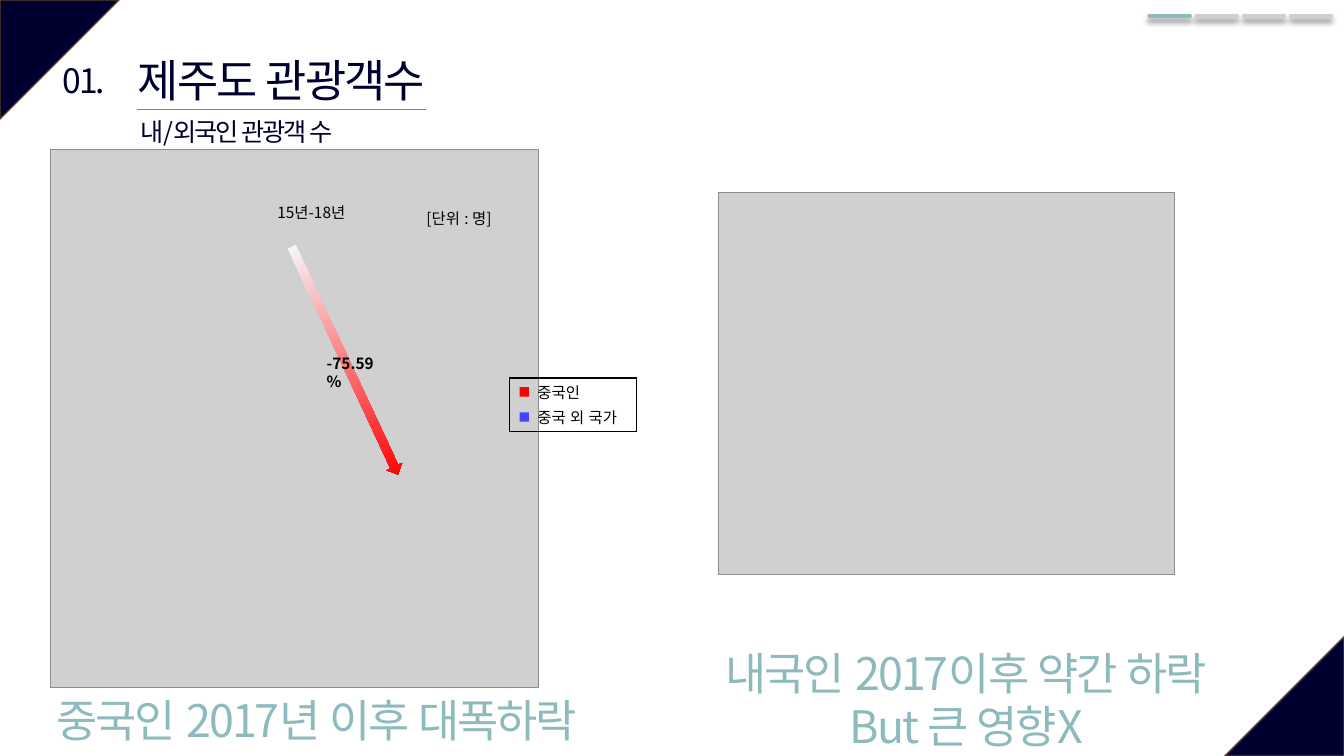
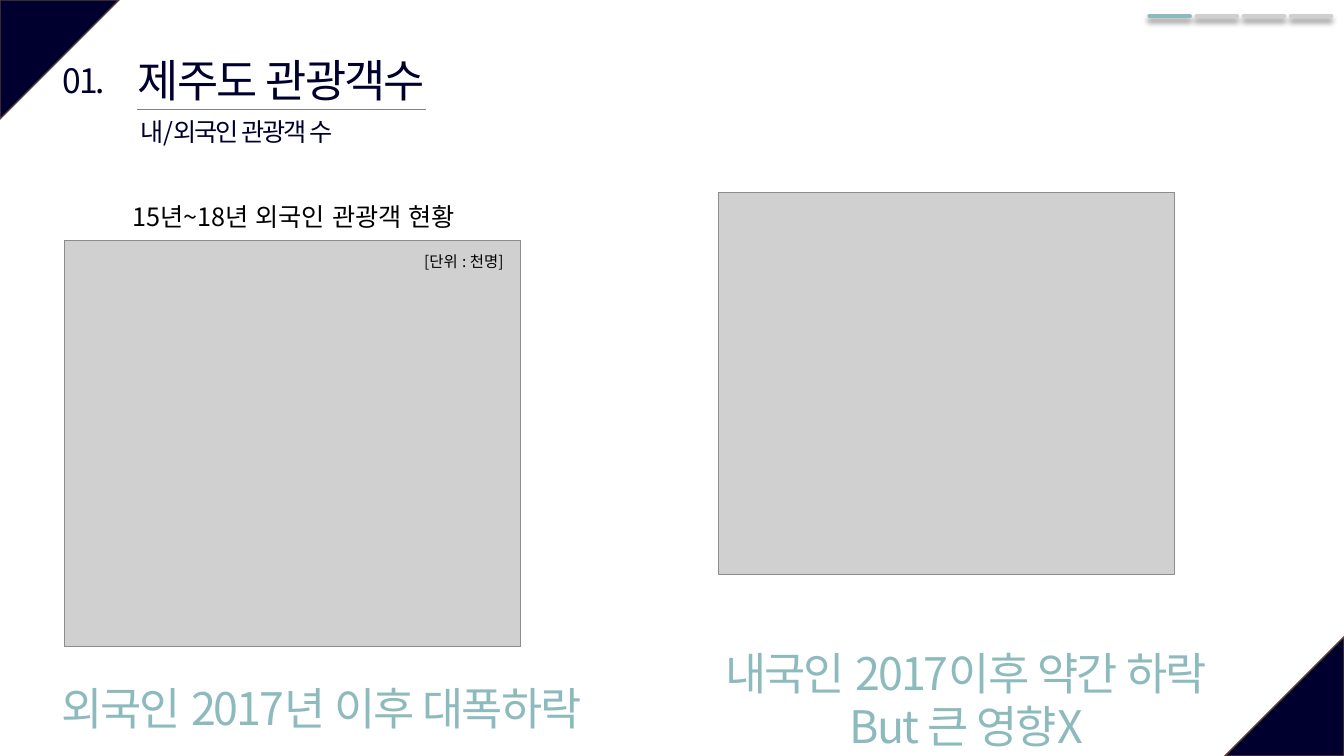
Before and after one commit to so-jeong0127/6-project, a slide deck: slide 4 of 6조_외부환경영향.pptx. Drawn at 1344x756 pixels with LibreOffice and Linux fonts; fonts in the diff are those of the drawing; grey boxes stand for pictures. Boxes give left, top, right and bottom in pixels: in the first picture for what was removed or moved away, otherwise in the second. Text is boxed around its words. In the diff, an @@ line names an element or a change of style, - is before the commit and + after.

```diff
--- a/6조_외부환경영향.pptx
+++ b/6조_외부환경영향.pptx
@@ text added at <box>132,205,455,228</box>, 18 pt, text #000000 @@
+15년~18년 외국인 관광객 현황
@@ picture: place and size @@
-picture at <box>50,149,538,688</box>
+picture at <box>65,240,520,646</box>
@@ text at <box>424,254,504,270</box>: text changed @@
-[단위 : 명]
+[단위 : 천명]
@@ group removed at <box>277,205,637,478</box>: 4 texts, 3 rectangles, 1 right arrow @@
-중국인
-중국 외 국가
-15년-18년
--75.59%
@@ text at <box>61,688,582,729</box>: text changed @@
-중국인 2017년 이후 대폭하락
+외국인 2017년 이후 대폭하락
```
Also in this commit, not shown: 2 other slides changed, 1 slide added, 1 slide removed, 5 other files.
